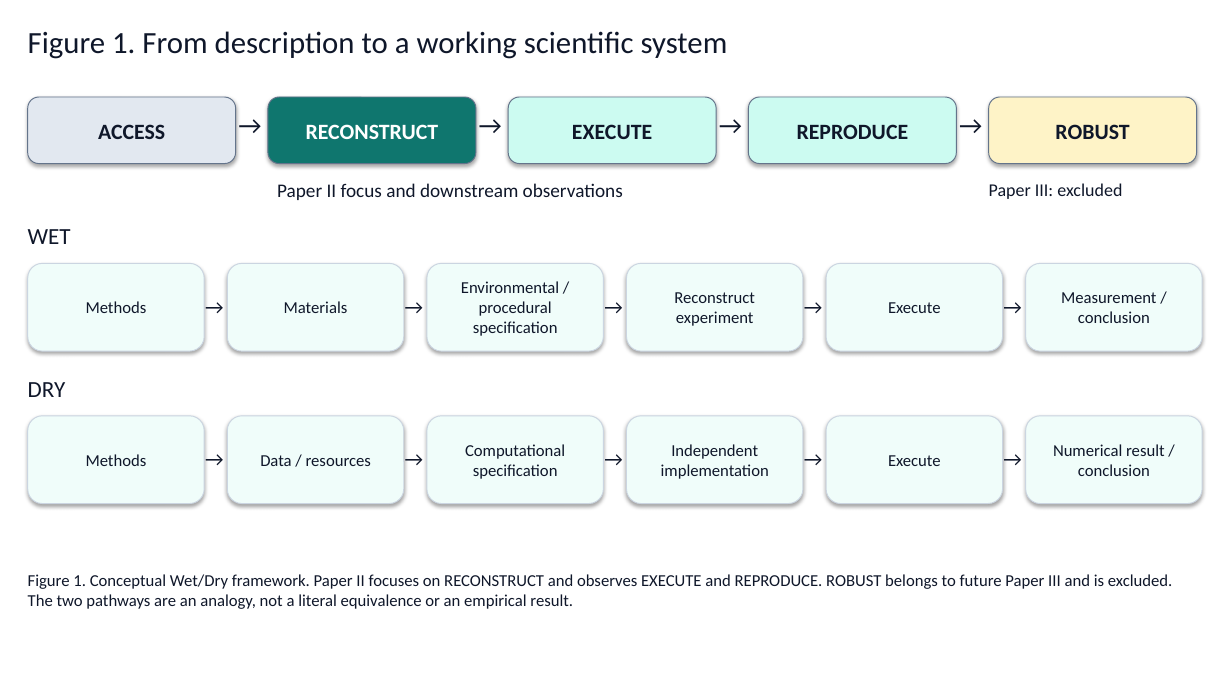
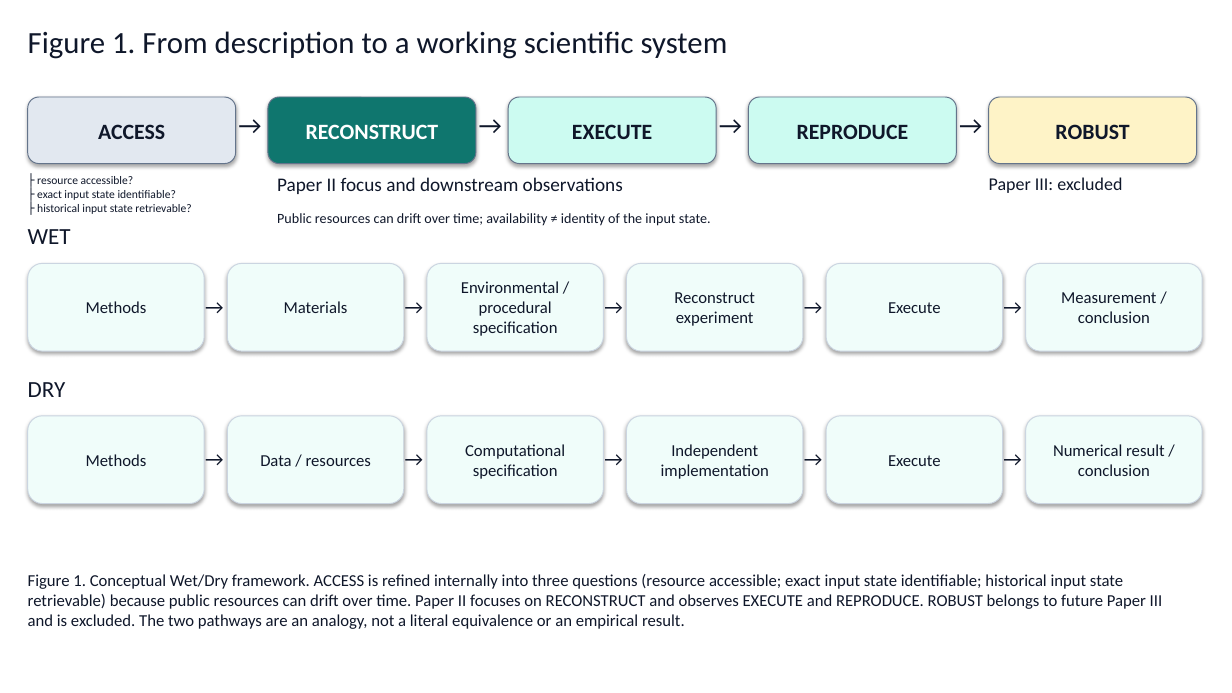
Before and after one commit to bougtoir/reproducibility-crisis-commercial-software, a slide deck: slide 1 of paper2_reconstruction/manuscript/Figures_editable_EN.pptx. Drawn at 1232x693 pixels with LibreOffice and Linux fonts; fonts in the diff are those of the drawing. Boxes give left, top, right and bottom in pixels: in the first picture for what was removed or moved away, otherwise in the second. Text is boxed around its words. In the diff, an @@ line names an element or a change of style, - is before the commit and + after.

```diff
--- a/paper2_reconstruction/manuscript/Figures_editable_EN.pptx
+++ b/paper2_reconstruction/manuscript/Figures_editable_EN.pptx
@@ text added at box(37, 176, 191, 214), 9 pt, text #0F172A @@
+├ resource accessible?
+├ exact input state identifiable?
+├ historical input state retrievable?
@@ text "Paper II focus and downstream ...": place and size @@
-text "Paper II focus and downstream ..." at box(277, 183, 623, 200)
+text "Paper II focus and downstream ..." at box(277, 177, 623, 194)
@@ text "Paper III: excluded": place and size @@
-text "Paper III: excluded" at box(989, 183, 1122, 199)
+text "Paper III: excluded" at box(989, 177, 1122, 193)
@@ text added at box(277, 213, 711, 226), 11 pt, text #0F172A @@
+Public resources can drift over time; availability ≠ identity of the input state.
@@ text at box(28, 574, 1163, 629): text changed @@
-Figure 1. Conceptual Wet/Dry framework. Paper II focuses on RECONSTRUCT and observes EXECUTE and REPRODUCE. ROBUST belongs to future Paper III and is excluded. The two pathways are an analogy, not a literal equivalence or an empirical result.
+Figure 1. Conceptual Wet/Dry framework. ACCESS is refined internally into three questions (resource accessible; exact input state identifiable; historical input state retrievable) because public resources can drift over time. Paper II focuses on RECONSTRUCT and observes EXECUTE and REPRODUCE. ROBUST belongs to future Paper III and is excluded. The two pathways are an analogy, not a literal equivalence or an empirical result.
```
Also in this commit, not shown: 19 other files.
